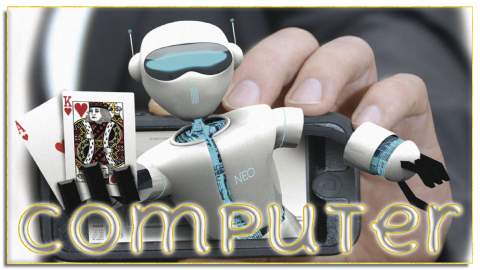
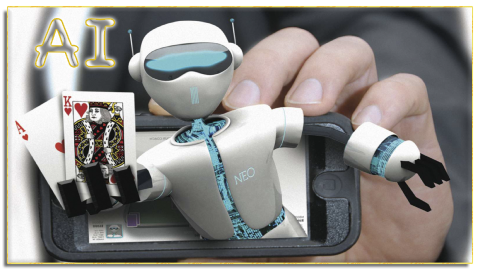
Revision of a layered w=480, h=270 image; what changed, layer by layer:
renamed "Computer" to "AI", painted on it over [18, 18, 462, 254]
